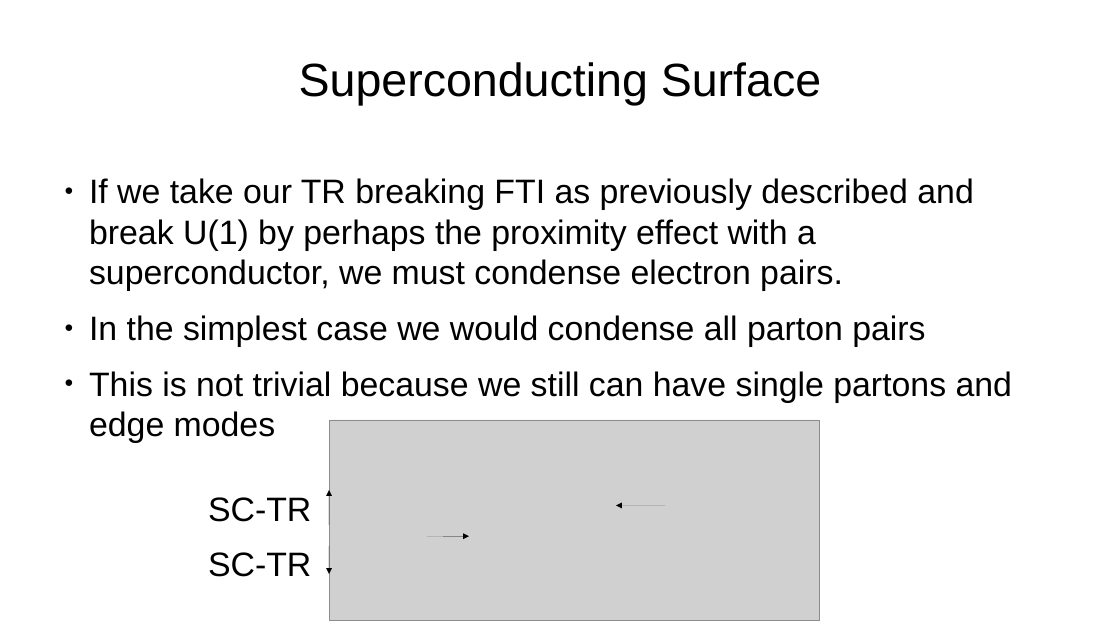
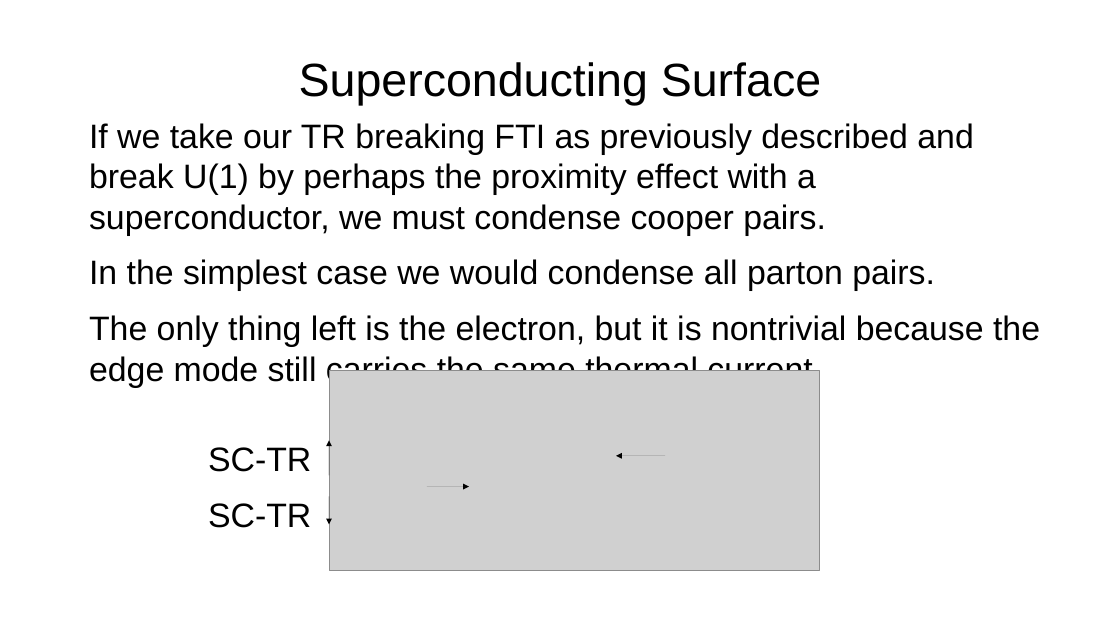
Before and after one commit to asirota12/Thesis, a slide deck: slide 27 of ThesisDefense.odp (slide 23 before the commit). Drawn at 1120x630 pixels with LibreOffice and Linux fonts; fonts in the diff are those of the drawing; grey boxes stand for pictures. Boxes give left, top, right and bottom in pixels: in the first picture for what was removed or moved away, otherwise in the second. Text is boxed around its words. In the diff, an @@ line names an element or a change of style, - is before the commit and + after.

```diff
--- a/ThesisDefense.odp
+++ b/ThesisDefense.odp
@@ text at (x1=89, y1=123, x2=1040, y2=387): text changed @@
-● If we take our TR breaking FTI as previously described and break U(1) by perhaps the proximity effect with a superconductor, we must condense electron pairs.
-● In the simplest case we would condense all parton pairs
-● This is not trivial because we still can have single partons and edge modes
+If we take our TR breaking FTI as previously described and break U(1) by perhaps the proximity effect with a superconductor, we must condense cooper pairs.
+In the simplest case we would condense all parton pairs.
+The only thing left is the electron, but it is nontrivial because the edge mode still carries the same thermal current.
@@ arrow moved from (329, 546) - (329, 574) to (329, 475) - (329, 440) @@
@@ arrow moved from (329, 525) - (329, 490) to (329, 496) - (329, 524) @@
@@ 2 arrows, 1 picture, 1 text moved together from (x1=208, y1=420, x2=819, y2=620) to (x1=208, y1=370, x2=819, y2=570) @@
```
Also in this commit, not shown: 9 other slides changed, 11 slides added, 6 slides removed, 1 other file.
